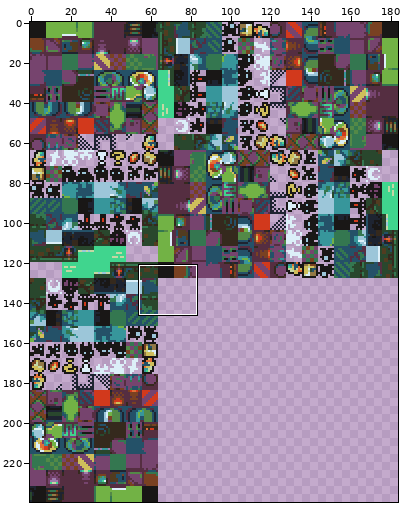
Two versions of one sprite sheet, Projet Unity/New Unity Project (2)/Assets/Data/Tiles/Itch release raw tileset 01.png. Above, an overview of the earlier version with the close-up marked.
Close-up. First the earlier version:
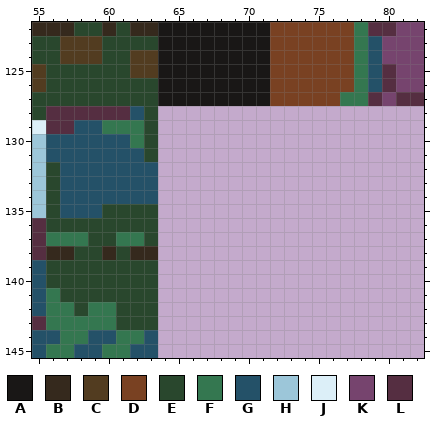
The file is 184x240 pixels. Pixels under 10% opacity are left out. Colours within 5 levels of each other are drawn and written as one. Shown: x 55..82, y 122..145.
Palette (. is transparent): A #191716  B #35291d  C #523c20  D #794122  E #29472d  F #347750  G #245168  H #9cc6d9  J #dceff8  K #76446e  L #552e41
Pixels before, first column x 55:
122 BBBEEBEBBAAAAAAAADDDDDDFLLKK
123 EECCCEEEEAAAAAAAADDDDDDFGKKK
124 EECCCEECCAAAAAAAADDDDDDFGKKK
125 CEEEEEECCAAAAAAAADDDDDDFGLKK
126 CEEEEEEEEAAAAAAAADDDDDDFGLKK
127 EEEEEEEEEAAAAAAAADDDDDFFLKLL
128 ELLLLLLGE...................
129 JLLGGFFFE...................
130 HGGGGGGFE...................
131 HGGGGGGGE...................
132 HEGGGGGGG...................
133 HEGGGGGGG...................
134 HEGGGGGGG...................
135 HEGGGEEEE...................
136 LEEEEEEEE...................
137 LFFFEEFFE...................
138 LBBEEBEBB...................
139 GEEEEEEEE...................
140 GEEEEEEEE...................
141 GFEEEEEEE...................
142 GFFEFFEEE...................
143 LFFFFFEEE...................
144 GGFFGGFFG...................
145 GFFGGFFGG...................
The result:
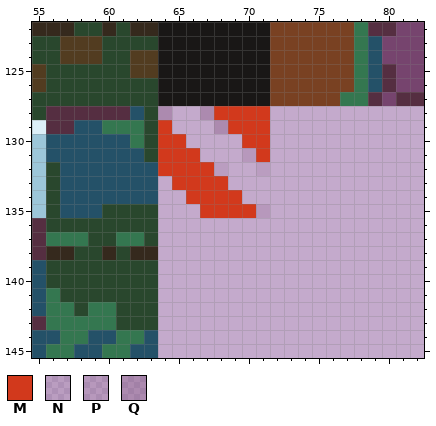
Colours new in this view: M #d2391c  N #76446e20  P #76446e2c  Q #76446e4f
Edits made:
The author put colour M in row 128 at x 68 to 71; in row 129 at x 64 and 69 to 71; in row 130 at x 64 to 65 and 70 to 71; in row 131 at x 64 to 66 and 71; in row 132 at x 64 to 67; in row 133 at x 65 to 68.
The author put colour M in row 134 at x 66 to 69; in row 135 at x 67 to 70.
The author put colour N in row 132 at x 68 and 71.
The author put colour P in row 131 at x 70; in row 135 at x 71.
The author put colour Q in row 128 at x 64 and 67; in row 129 at x 68.
Pixel boxes of the changes (left, top, right, bottom) in both close-ups:
added: (158, 106, 270, 218)
